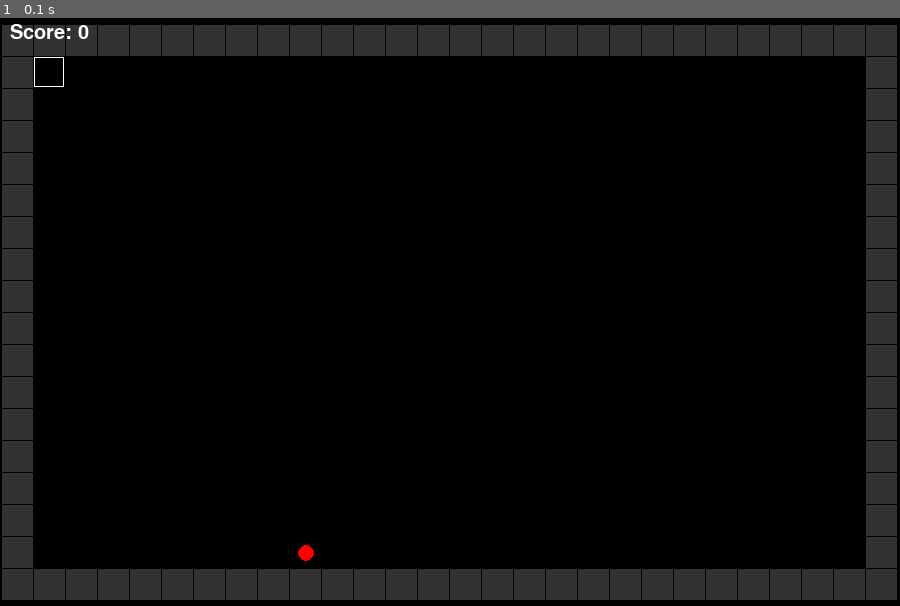
Above: before the commit, frame 1.
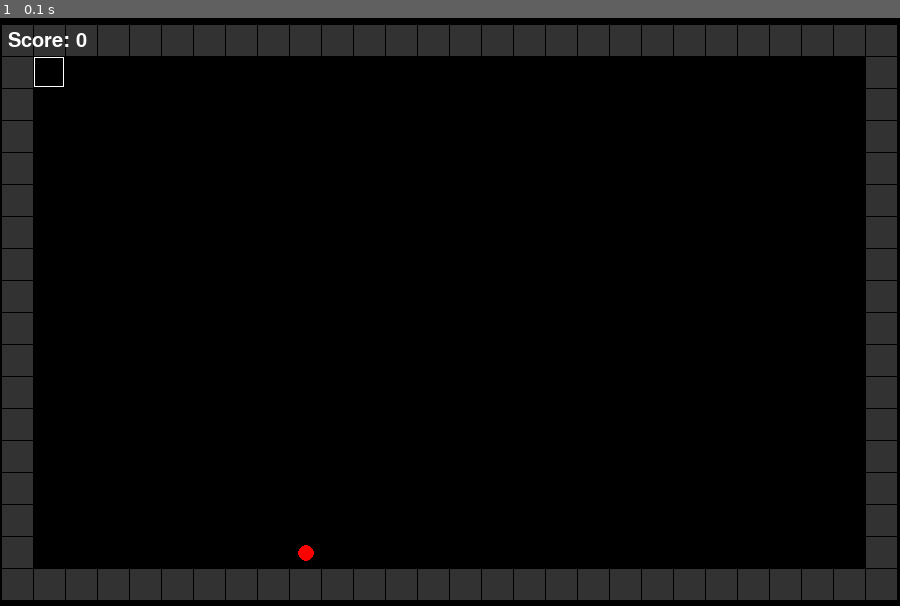
Above: after the commit, the same moment.

Repository: FoRVaiS/3522-assignment-1
Game: pygame game, started from src/cli.py
Same seed, same stepped clock (60 frames per second), same inputs: the game is played once before the commit and once after it.
Inputs:
- Up to frame 1 (0.1 s): no input

The runs differ from the first frame. In frame 1, 0.2% of the frame differs, in the area x 0-10%, y 1-5%.

Commit message:
style: center score text to middle of the top wall

Diff:
--- a/src/Game.py
+++ b/src/Game.py
@@ -97,7 +97,7 @@
 
         if game_status == "in-game":
             self.rendering_system.process(objects)
-            self.ui.render_score(surface, 10, 10, self.state.get_state("score"))
+            self.ui.render_score(surface, 8, (self.grid.get_cell_size() - 20) / 2 + self.grid.get_y_offset(), self.state.get_state("score"))
         elif game_status == "game-over":
             self.ui.render_game_over(surface, self.width / 2, self.height / 2)
 
